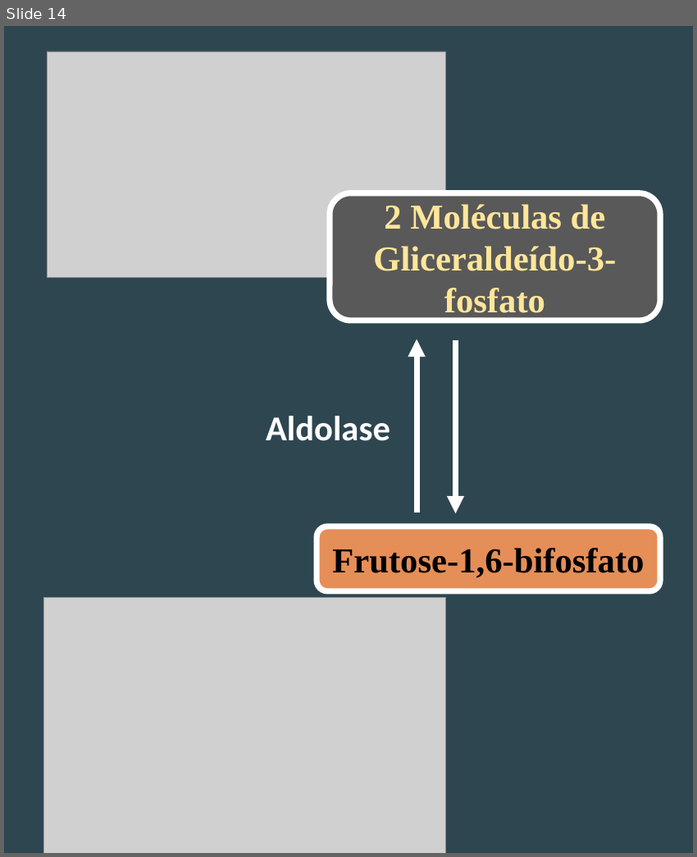
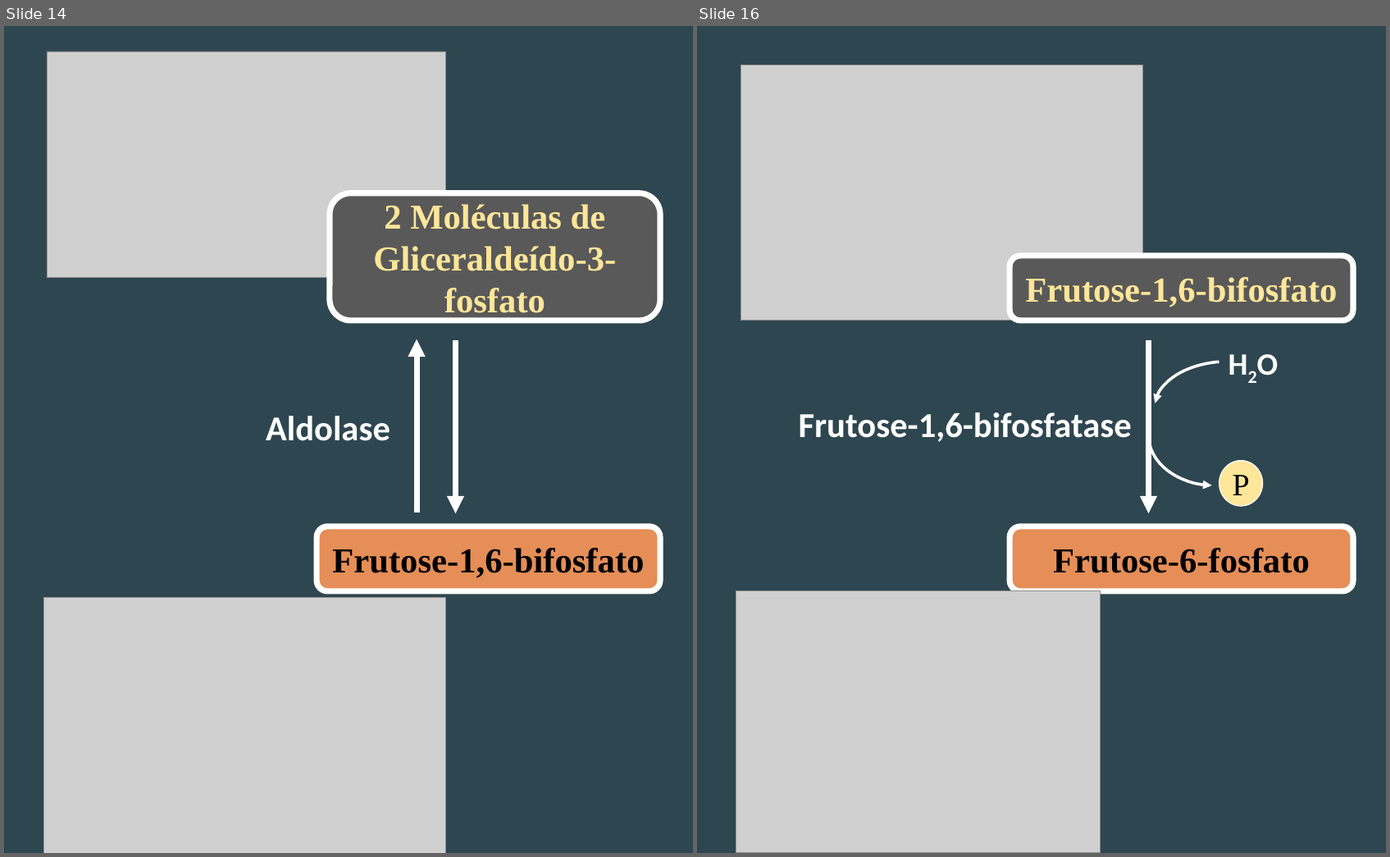
Before and after one commit to daniloasdotcom/BioMemory, a slide deck: produção/ViasProdução/GliconeogenseApp.pptx. Shown side by side, each under a label of ours: slide 14 before the commit, slides 14 and 16 after it; the slides between them are not shown. The pictures are 697x857 and 1390x857 pixels, drawn with LibreOffice and Linux fonts; fonts in the diff are those of the drawing; grey boxes stand for pictures. Boxes give left, top, right and bottom in pixels: in the first picture for what was removed or moved away, otherwise in the second. Text is boxed around its words. In the diff, an @@ line names an element or a change of style, - is before the commit and + after.

```diff
--- a/produção/ViasProdução/GliconeogenseApp.pptx
+++ b/produção/ViasProdução/GliconeogenseApp.pptx
@@ slide 16 added at (697,26,1386,853), background #2E4650 @@
@@ picture added at (741,65,1143,320) @@
@@ rounded rectangle added at (1010,256,1354,320), fill #595959, outline #FFFFFF 6 pt, 36 pt, text #FFE699, bold @@
+Frutose-1,6-bifosfato
@@ arrow added from (1149, 339) to (1149, 513), #FFFFFF 6 pt @@
@@ text added at (1195,340,1311,385), 32 pt, text #FFFFFF, bold @@
+H2O
@@ arc (boxed as its full ellipse) added at (1155,361,1302,454), outline #FFFFFF 3 pt @@
@@ arc (boxed as its full ellipse) added at (1149,385,1282,485), outline #FFFFFF 3 pt @@
@@ text added at (799,412,1132,442), 36 pt, text #FFFFFF, bold @@
+Frutose-1,6-bifosfatase
@@ ellipse added at (1219,461,1263,507), fill #FFE699, outline #FFFFFF 1 pt, 32 pt, text #000000 @@
+P
@@ rounded rectangle added at (1010,526,1354,592), fill #E58E57, outline #FFFFFF 6 pt, 36 pt, text #000000, bold @@
+Frutose-6-fosfato
@@ picture added at (736,591,1100,852) @@
```
Also in this commit, not shown: 5 other slides added, 12 other files.
